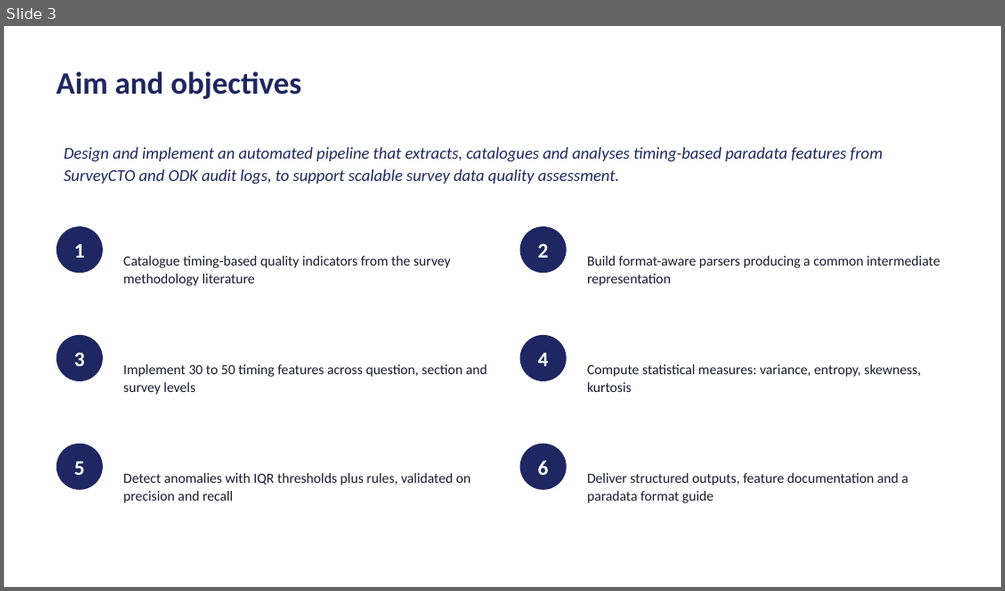
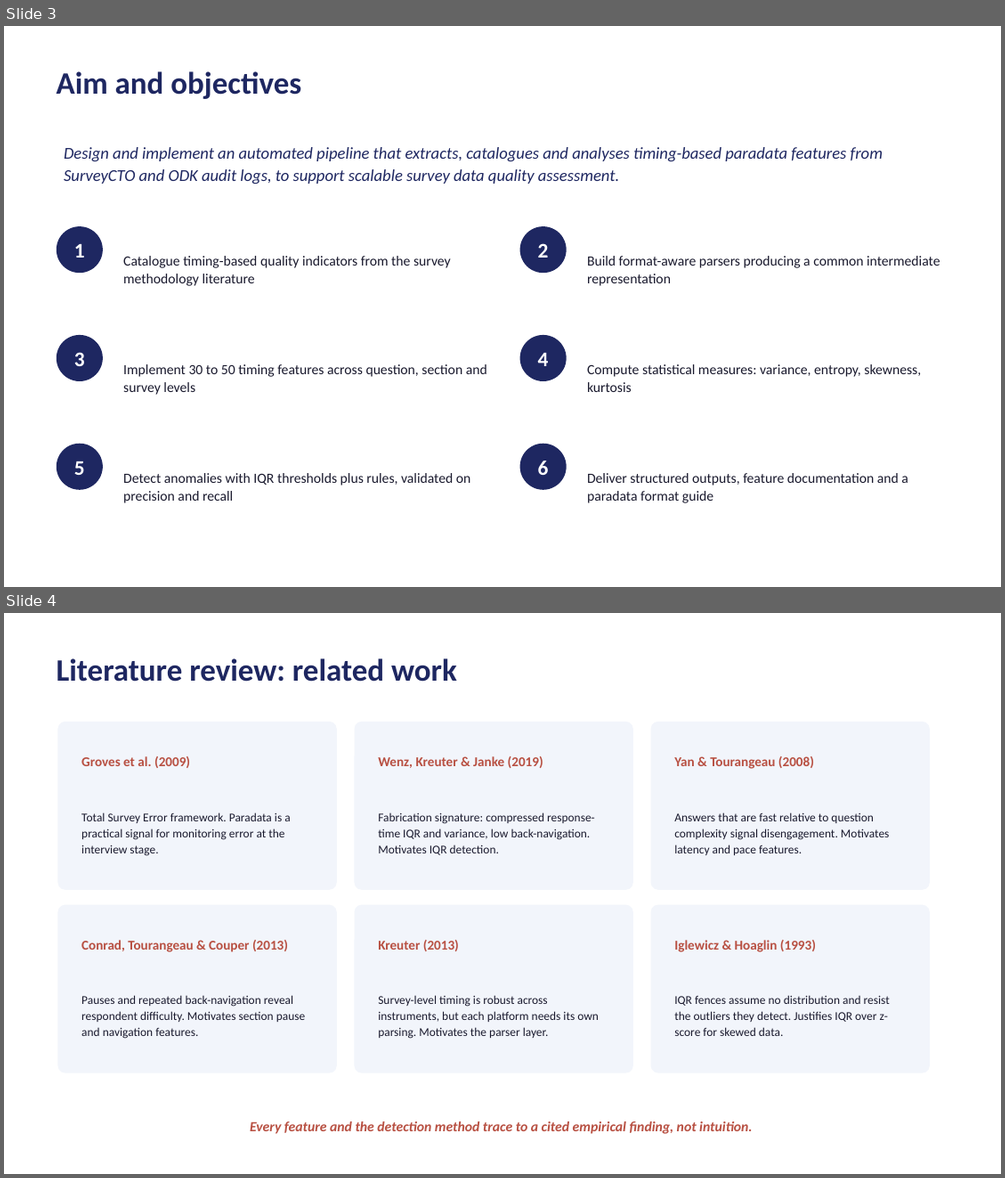
Before and after one commit to Samuelkaoma-eng/SKACE-TIME-DATA, a slide deck: docs/deliverables/Kaoma_Paradata_Presentation.pptx. Shown one above the other, each under a label of ours: slide 3 before the commit, slides 3 and 4 after it. The pictures are 1005x591 and 1005x1178 pixels, drawn with LibreOffice and Linux fonts; fonts in the diff are those of the drawing. Boxes give left, top, right and bottom in pixels: in the first picture for what was removed or moved away, otherwise in the second. Text is boxed around its words. In the diff, an @@ line names an element or a change of style, - is before the commit and + after.

Commit message:
expand presentation to 22 slides: add literature review, methodology, tech stack, testing, ethics, timeline and references

```diff
--- a/docs/deliverables/Kaoma_Paradata_Presentation.pptx
+++ b/docs/deliverables/Kaoma_Paradata_Presentation.pptx
@@ slide 4 added at (4,613,1001,1174), background #FFFFFF @@
@@ text added at (57,658,457,682), 30 pt, text #1E2761, bold @@
+Literature review: related work
@@ rounded rectangle added at (57,722,337,890), fill #F2F5FB @@
@@ rounded rectangle added at (354,722,633,890), fill #F2F5FB @@
@@ rounded rectangle added at (651,722,930,890), fill #F2F5FB @@
@@ text added at (81,756,190,768), 13 pt, text #B85042, bold @@
+Groves et al. (2009)
@@ text added at (378,756,543,768), 13 pt, text #B85042, bold @@
+Wenz, Kreuter & Janke (2019)
@@ text added at (674,756,814,769), 13 pt, text #B85042, bold @@
+Yan & Tourangeau (2008)
@@ text added at (81,812,290,856), 11.5 pt, text #1A1A2E @@
+Total Survey Error framework. Paradata is a practical signal for monitoring error at the interview stage.
@@ text added at (378,812,595,855), 11.5 pt, text #1A1A2E @@
+Fabrication signature: compressed response-time IQR and variance, low back-navigation. Motivates IQR detection.
@@ text added at (674,812,890,855), 11.5 pt, text #1A1A2E @@
+Answers that are fast relative to question complexity signal disengagement. Motivates latency and pace features.
@@ rounded rectangle added at (57,905,337,1073), fill #F2F5FB @@
@@ rounded rectangle added at (354,905,633,1073), fill #F2F5FB @@
@@ rounded rectangle added at (651,905,930,1073), fill #F2F5FB @@
@@ text added at (81,940,288,952), 13 pt, text #B85042, bold @@
+Conrad, Tourangeau & Couper (2013)
@@ text added at (378,940,459,951), 13 pt, text #B85042, bold @@
+Kreuter (2013)
@@ text added at (674,940,816,952), 13 pt, text #B85042, bold @@
+Iglewicz & Hoaglin (1993)
@@ text added at (81,995,305,1038), 11.5 pt, text #1A1A2E @@
+Pauses and repeated back-navigation reveal respondent difficulty. Motivates section pause and navigation features.
@@ text added at (378,995,599,1038), 11.5 pt, text #1A1A2E @@
+Survey-level timing is robust across instruments, but each platform needs its own parsing. Motivates the parser layer.
@@ text added at (674,995,890,1036), 11.5 pt, text #1A1A2E @@
+IQR fences assume no distribution and resist the outliers they detect. Justifies IQR over z-score for skewed data.
@@ text added at (250,1121,752,1134), 13.5 pt, text #B85042, bold, italic @@
+Every feature and the detection method trace to a cited empirical finding, not intuition.
```
Also in this commit, not shown: 1 slide changed, 6 other slides added.
